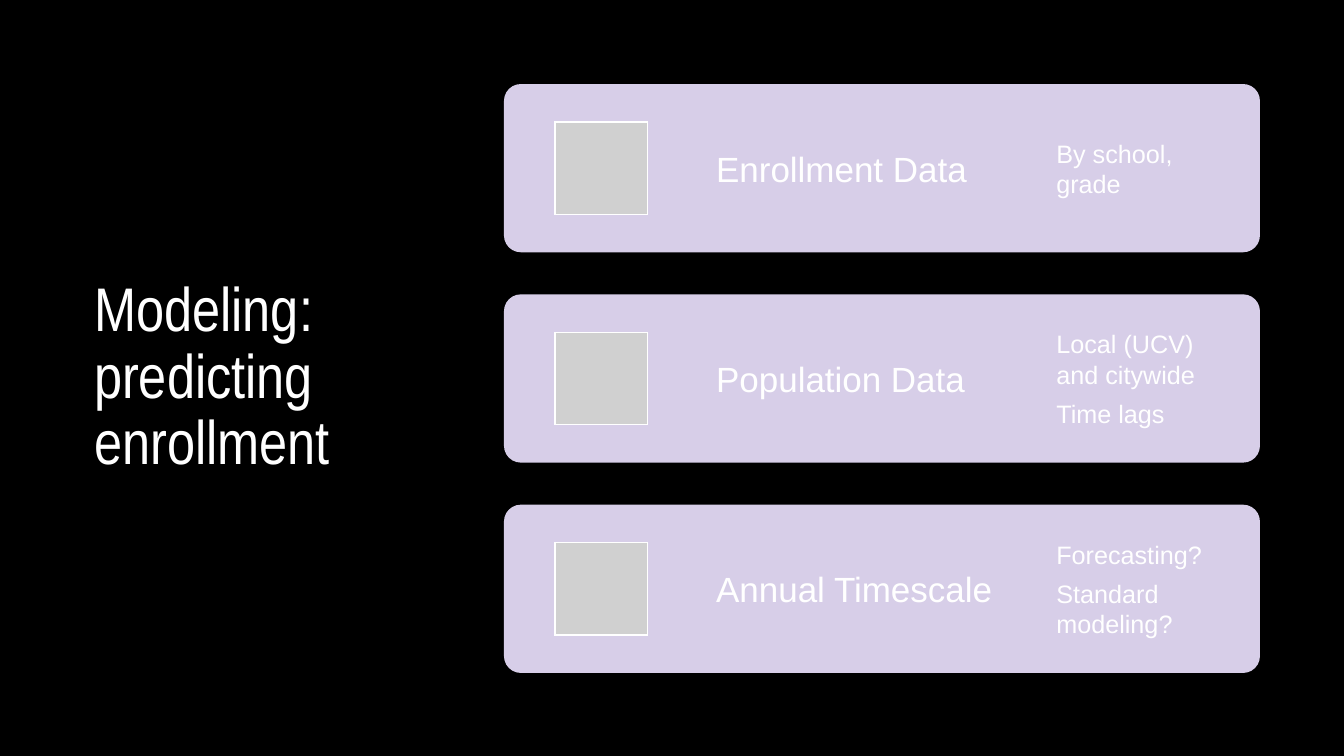
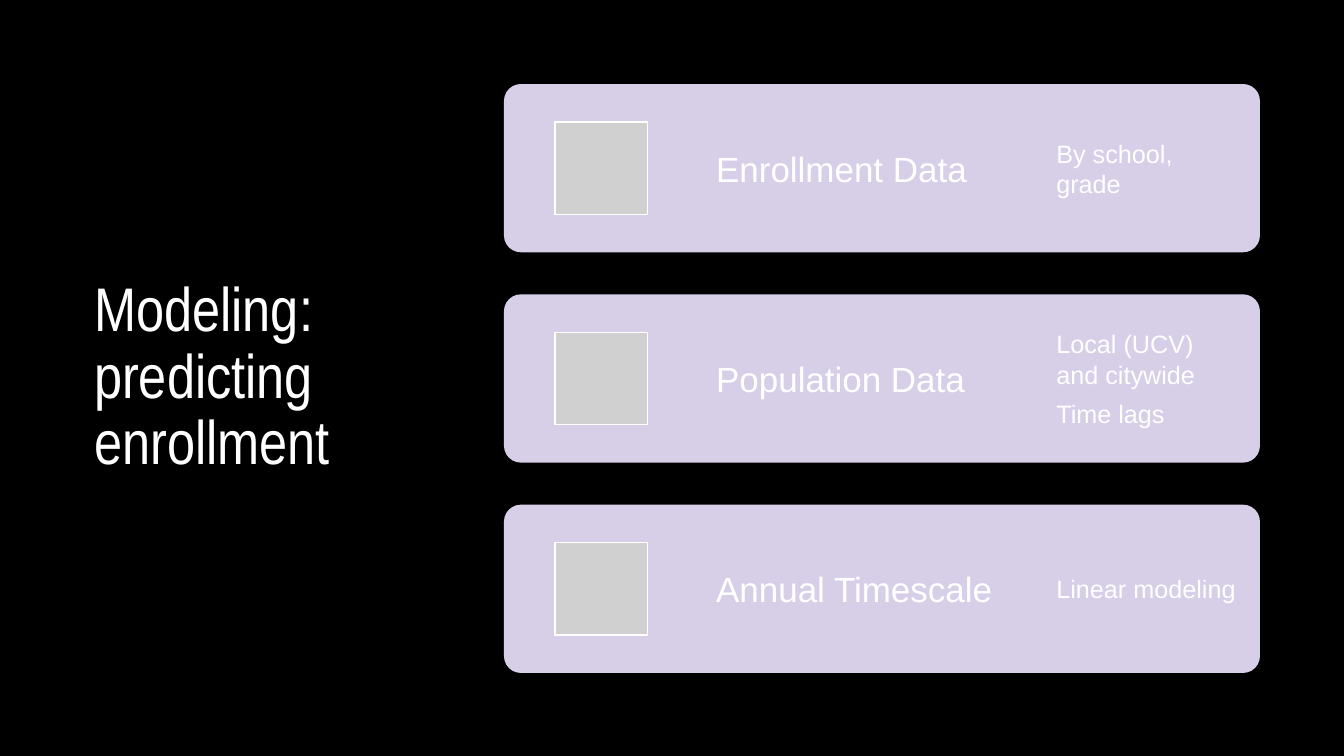
Before and after one commit to lauraminter/seattle-kids, a slide deck: slide 7 of assets/Seattle-kids-slides.pptx. Drawn at 1344x756 pixels with LibreOffice and Linux fonts; fonts in the diff are those of the drawing; grey boxes stand for pictures. Boxes give left, top, right and bottom in pixels: in the first picture for what was removed or moved away, otherwise in the second. Text is boxed around its words. In the diff, an @@ line names an element or a change of style, - is before the commit and + after.

```diff
--- a/assets/Seattle-kids-slides.pptx
+++ b/assets/Seattle-kids-slides.pptx
@@ text at [1056, 580, 1235, 603]: text changed @@
-Forecasting?
-Standard modeling?
+Linear modeling
```
Also in this commit, not shown: 3 other slides changed, 4 other files.
